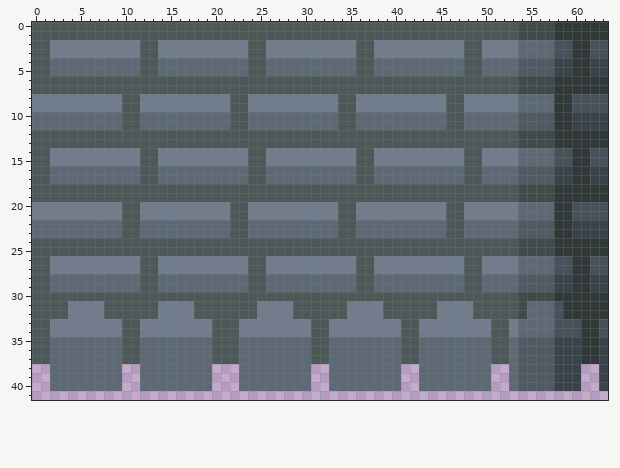
One commit to this pixel-art sprite: sandbox/Assets/Sprites/Tiles/ArisTiles/TileSprites/Castle/CastleGround-9.png. The picture above was drawn from the file before the commit.
The file is 64x64 pixels. Colours within 5 levels of each other are drawn and written as one. Shown: x 0..63, y 0..41.
Once edited:
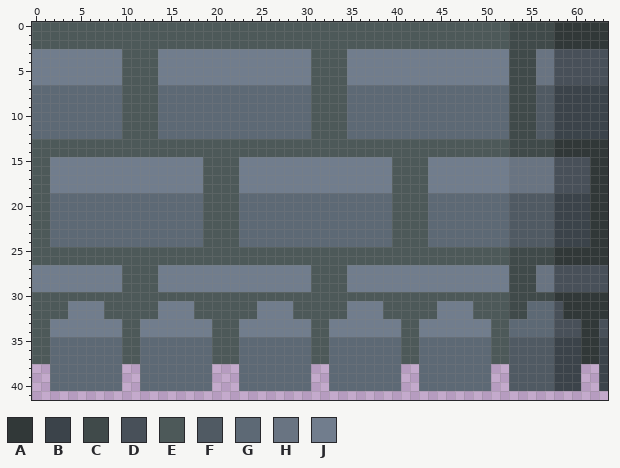
Palette (. is transparent): A #313838  B #3b434a  C #404a4a  D #485059  E #4d5959  F #505a63  G #5d6975  H #697482  J #717d8d
The exact change:
Changed rows in their new state; - is an unchanged pixel.
first column x 0:
 0 -----------------------------------------------------C----------
 1 -----------------------------------------------------C----------
 2 --EEEEEEEEEE--EEEEEEEEEE--EEEEEEEEEE--EEEEEEEEEE--EEECCCCCAA--AA
 3 JJ--------EE------------JJ-----EEEE-JJ----------JJ---CCCHH--DD--
 4 JJJJJJJJJJEE--JJJJJJJJJJJJJJJJJEEEEJJJJJJJJJJJJJJJJJJCCCHHDDDDDD
 5 JJJJJJJJJJEE--JJJJJJJJJJJJJJJJJEEEEJJJJJJJJJJJJJJJJJJCCCHHDDDDDD
 6 JJJJJJJJJJ----JJJJJJJJJJJJJJJJJ----JJJJJJJJJJJJJJJJJJC--HHDDDDDD
 7 GGGGGGGGGG----GGGGGGGGGGGGGGGGG----GGGGGGGGGGGGGGGGGGC--FFBBBBBB
 8 GGGGGGGGGG--EEGGGGGGGGGGGGGGGGGEEE-GGGGGGGGGGGGGGGGGGCCCFFBBBBBB
 9 GGGGGGGGGG--EEGGGGGGGGGGGGGGGGGEEE-GGGGGGGGGGGGGGGGGGCCCFFBBBBBB
10 ------------EE--------GG-------EEE-G----------GG-----CCC--BB----
11 ------------EE--------GG-------EEE-G----------GG-----CCC--BB----
12 GGGGGGGGGG----GGGGGGGGGGGGGGGGG----GGGGGGGGGGGGGGGGGGC--FFBBBBBB
13 -----------------------------------------------------C----------
14 --EEEEEEEEEE--EEEEEEEEEE--EEEEEEEEEE--EEEEEEEEEE--EEECCCCCAA--AA
15 ------------JJ-----EEEE-JJ----------JJ--EEEE----JJ---HHHHH--DDAA
16 --JJJJJJJJJJJJJJJJJEEEEJJJJJJJJJJJJJJJJJEEEEJJJJJJJJJHHHHHDDDDAA
17 --JJJJJJJJJJJJJJJJJEEEEJJJJJJJJJJJJJJJJJEEEEJJJJJJJJJHHHHHDDDDAA
18 --JJJJJJJJJJJJJJJJJ----JJJJJJJJJJJJJJJJJ----JJJJJJJJJHHHHHDDDD--
19 --GGGGGGGGGGGGGGGGG----GGGGGGGGGGGGGGGGG----GGGGGGGGGFFFFFBBBB--
20 EEGGGGGGGGGGGGGGGGGEEE-GGGGGGGGGGGGGGGGGEEEEGGGGGGGGGFFFFFBBBBAA
21 EEGGGGGGGGGGGGGGGGGEEE-GGGGGGGGGGGGGGGGGEEEEGGGGGGGGGFFFFFBBBBAA
22 EE--------GG-------EEE-G----------GG----EEEE--GG-----F----BB--AA
23 EE--------GG-------EEE-G----------GG----EEEE--GG-----F----BB--AA
24 --GGGGGGGGGGGGGGGGG----GGGGGGGGGGGGGGGGG----GGGGGGGGGFFFFFBBBB--
25 -----------------------------------------------------C----------
26 --EEEEEEEEEE--EEEEEEEEEE--EEEEEEEEEE--EEEEEEEEEE--EEECCCCCAA--AA
27 JJ--------EE------------JJ-----EEEE-JJ----------JJ---CCCHH--DD--
28 JJJJJJJJJJEE--JJJJJJJJJJJJJJJJJEEEEJJJJJJJJJJJJJJJJJJCCCHHDDDDDD
29 JJJJJJJJJJEE--JJJJJJJJJJJJJJJJJEEEEJJJJJJJJJJJJJJJJJJCCCHHDDDDDD
30 -----------------------------------------------------C----------
31 -----------------------------------------------------C----------
32 -----------------------------------------------------C----------
33 -----------------------------------------------------G----------
34 -----------------------------------------------------G----------
35 -----------------------------------------------------F----------
36 -----------------------------------------------------F----------
37 -----------------------------------------------------F----------
38 -----------------------------------------------------F----------
39 -----------------------------------------------------F----------
40 -----------------------------------------------------F----------
Pixel boxes of the changes (left, top, right, bottom) in both pictures:
changed: (32, 22, 608, 391)
